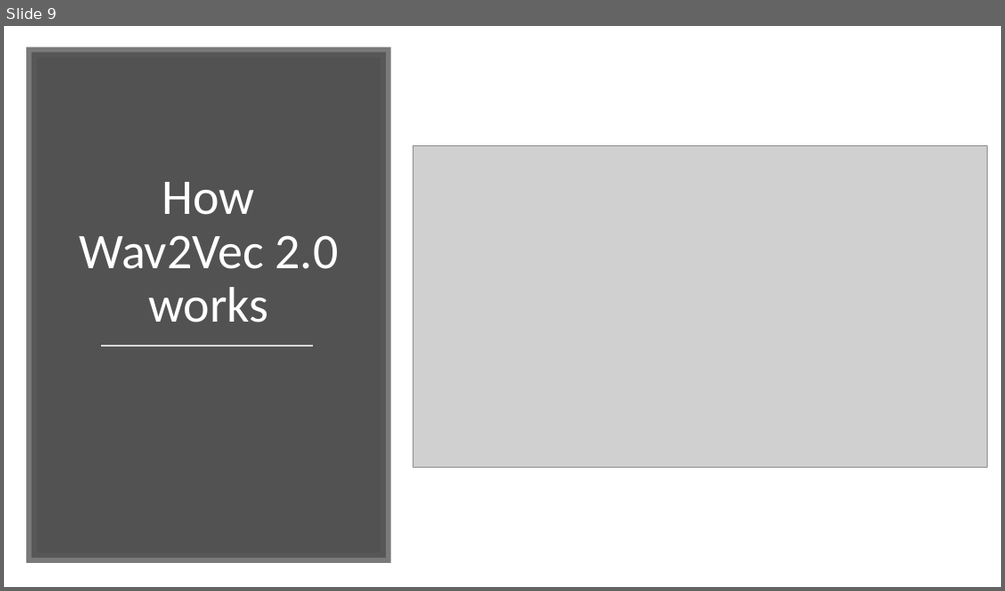
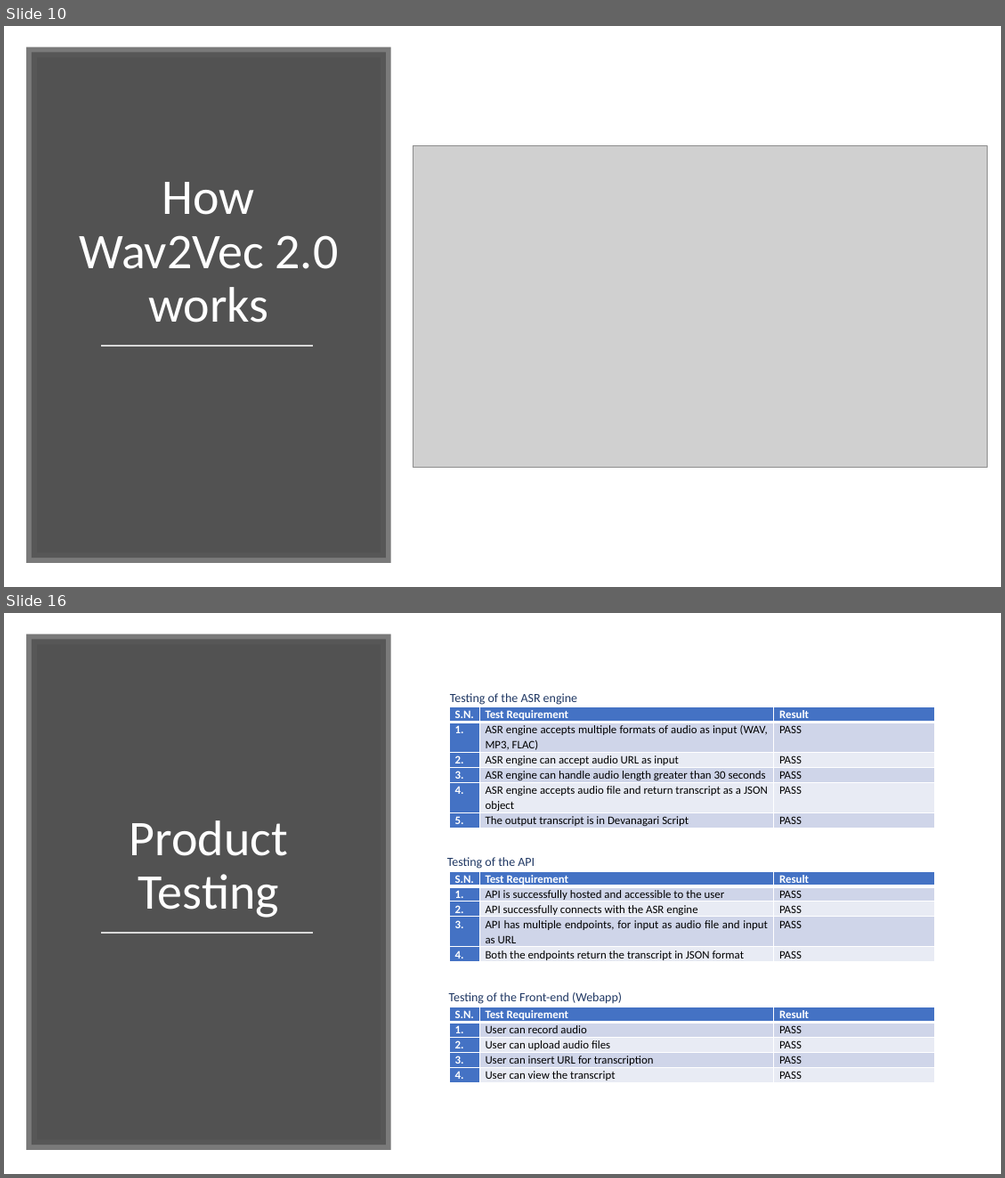
Before and after one commit to Noskid1999/FPP_NepaliASR, a slide deck: ProductPresentation.pptx. Shown one above the other, each under a label of ours: slide 9 before the commit, slides 10 and 16 after it; the slides between them are not shown. The pictures are 1005x591 and 1005x1178 pixels, drawn with LibreOffice and Linux fonts; fonts in the diff are those of the drawing; grey boxes stand for pictures. Boxes give left, top, right and bottom in pixels: in the first picture for what was removed or moved away, otherwise in the second. Text is boxed around its words. In the diff, an @@ line names an element or a change of style, - is before the commit and + after.

```diff
--- a/ProductPresentation.pptx
+++ b/ProductPresentation.pptx
@@ slide 16 added at bbox=[4, 613, 1001, 1174], background #FFFFFF @@
@@ rectangle added at bbox=[32, 639, 386, 1144], fill #404040 at 90% opacity, outline #595959 10 pt @@
@@ table added at bbox=[450, 706, 935, 835], 6 rows, 3 columns @@
+S.N. | Test Requirement | Result
+1. | ASR engine accepts multiple formats of audio as input (WAV, MP3, FLAC) | PASS
+2. | ASR engine can accept audio URL as input | PASS
+3. | ASR engine can handle audio length greater than 30 seconds | PASS
+4. | ASR engine accepts audio file and return transcript as a JSON object | PASS
+5. | The output transcript is in Devanagari Script | PASS
@@ text added at bbox=[450, 693, 577, 705], 12 pt, text #1F3763 @@
+    Testing of the ASR engine
@@ title added at bbox=[129, 820, 288, 917], 48 pt, text #FFFFFF @@
+Product Testing
@@ text added at bbox=[447, 857, 534, 868], 12 pt, text #1F3763 @@
+    Testing of the API
@@ table added at bbox=[450, 871, 935, 971], 5 rows, 3 columns @@
+S.N. | Test Requirement | Result
+1. | API is successfully hosted and accessible to the user | PASS
+2. | API successfully connects with the ASR engine | PASS
+3. | API has multiple endpoints, for input as audio file and input as URL | PASS
+4. | Both the endpoints return the transcript in JSON format | PASS
@@ line added from (101, 933) to (313, 933), #D9D9D9 1.75 pt @@
@@ text added at bbox=[449, 992, 622, 1004], 12 pt, text #1F3763 @@
+    Testing of the Front-end (Webapp)
@@ table added at bbox=[450, 1007, 935, 1092], 5 rows, 3 columns @@
+S.N. | Test Requirement | Result
+1. | User can record audio | PASS
+2. | User can upload audio files | PASS
+3. | User can insert URL for transcription | PASS
+4. | User can view the transcript | PASS
@@ what was slide 9 is now slide 10 @@
```
Also in this commit, not shown: 3 slides changed, 7 other slides added, 3 other files.
